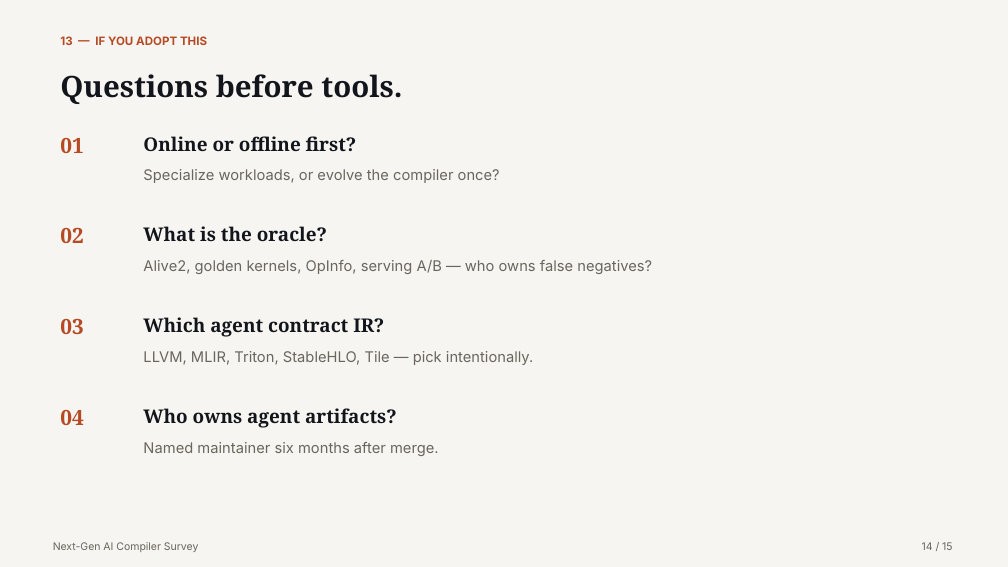
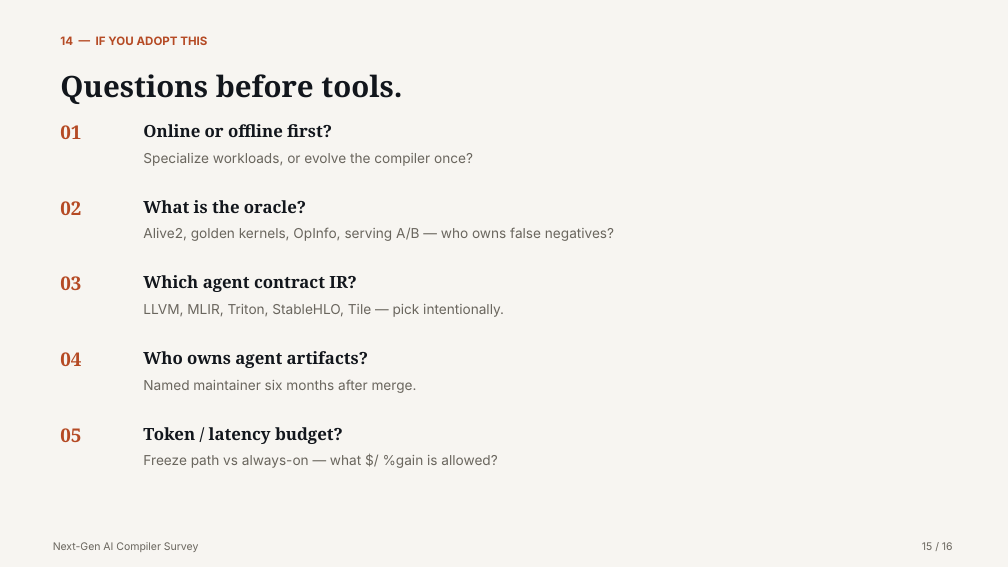
Before and after one commit to zackc6/ai-compiler-survey, a slide deck: slide 15 of publish/out/next-gen-ai-compiler-survey.pptx (slide 14 before the commit). Drawn at 1008x567 pixels with LibreOffice and Linux fonts; fonts in the diff are those of the drawing. Boxes give left, top, right and bottom in pixels: in the first picture for what was removed or moved away, otherwise in the second. Text is boxed around its words. In the diff, an @@ line names an element or a change of style, - is before the commit and + after.

```diff
--- a/publish/out/next-gen-ai-compiler-survey.pptx
+++ b/publish/out/next-gen-ai-compiler-survey.pptx
@@ text at <box>60,36,207,45</box>: text changed @@
-13 — IF YOU ADOPT THIS
+14 — IF YOU ADOPT THIS
@@ text "01": place and size @@
-text "01" at <box>60,138,83,153</box>
+text "01" at <box>60,125,81,139</box>
@@ text "Online or offline first?": place and size @@
-text "Online or offline first?" at <box>143,136,357,151</box>
+text "Online or offline first?" at <box>143,124,332,137</box>
@@ text "Specialize workloads, or evolve the ...": place and size @@
-text "Specialize workloads, or evolve the ..." at <box>143,169,500,183</box>
+text "Specialize workloads, or evolve the ..." at <box>143,153,473,166</box>
@@ text "02": place and size @@
-text "02" at <box>60,227,83,243</box>
+text "02" at <box>60,201,81,215</box>
@@ text "What is the oracle?": place and size @@
-text "What is the oracle?" at <box>143,226,327,241</box>
+text "What is the oracle?" at <box>143,200,306,213</box>
@@ text "Alive2, golden kernels, OpInfo, serving ...": place and size @@
-text "Alive2, golden kernels, OpInfo, serving ..." at <box>143,260,652,274</box>
+text "Alive2, golden kernels, OpInfo, serving ..." at <box>143,227,614,241</box>
@@ text "03": place and size @@
-text "03" at <box>60,319,83,334</box>
+text "03" at <box>60,276,81,290</box>
@@ text "Which agent contract IR?": place and size @@
-text "Which agent contract IR?" at <box>143,317,384,337</box>
+text "Which agent contract IR?" at <box>143,275,356,292</box>
@@ text "LLVM, MLIR, Triton, StableHLO, Tile ...": place and size @@
-text "LLVM, MLIR, Triton, StableHLO, Tile ..." at <box>143,351,533,365</box>
+text "LLVM, MLIR, Triton, StableHLO, Tile ..." at <box>143,304,504,317</box>
@@ size 20 to 18 pt in 4 elements at <box>60,125,81,139</box>, <box>60,201,81,215</box>, <box>60,276,81,290</box>, <box>60,352,81,366</box> @@
@@ text "04": place and size @@
-text "04" at <box>60,410,83,425</box>
+text "04" at <box>60,352,81,366</box>
@@ size 18 to 16 pt in 4 elements at <box>143,124,332,137</box>, <box>143,200,306,213</box>, <box>143,275,356,292</box>, <box>143,351,368,368</box> @@
@@ text "Who owns agent artifacts?": place and size @@
-text "Who owns agent artifacts?" at <box>143,408,397,428</box>
+text "Who owns agent artifacts?" at <box>143,351,368,368</box>
@@ size 14 to 13 pt in 4 elements at <box>143,153,473,166</box>, <box>143,227,614,241</box>, <box>143,304,504,317</box>, <box>143,379,417,393</box> @@
@@ text "Named maintainer six months after ...": place and size @@
-text "Named maintainer six months after ..." at <box>143,442,439,456</box>
+text "Named maintainer six months after ..." at <box>143,379,417,393</box>
@@ text added at <box>60,428,81,442</box>, 18 pt, text #B54A24, bold @@
+05
@@ text added at <box>143,427,343,444</box>, 16 pt, text #12161C, bold @@
+Token / latency budget?
@@ text added at <box>143,455,497,468</box>, 13 pt, text #6A665E @@
+Freeze path vs always-on — what $/ %gain is allowed?
@@ text at <box>922,542,953,550</box>: text changed @@
-14 / 15
+15 / 16
```
Also in this commit, not shown: 13 other slides changed, 1 slide added, 12 other files.
